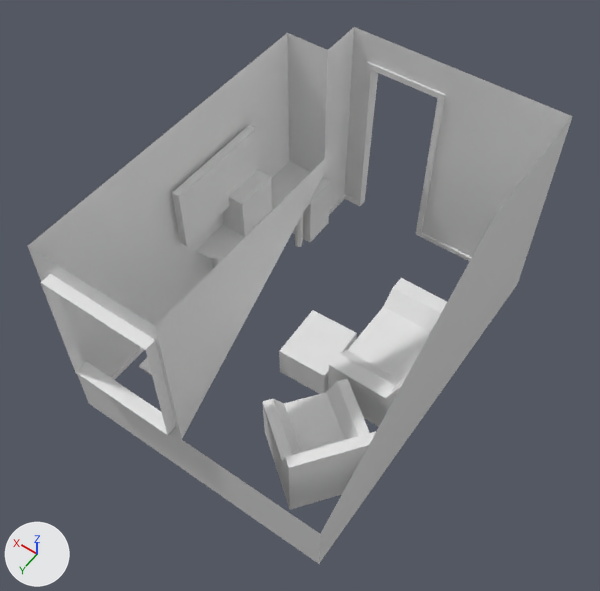
The Blender file scenes/office.blend, before and after one commit.
Rendered twice from a 50 mm camera at (-2.98, 4.45, 7.67) aimed at (-0.04, 0.34, 1.2). Every picture has the same lights, and +X, +Y and +Z are marked at lower left.

Names of what the first picture shows: 'Armchair', 'Couch', 'Door', 'Footrest', 'Hängeregistraturschrank ', 'Monitor', 'TV 55 Inch', 'TableConnector', 'TableWP2', 'Walls', 'Windowsill'.
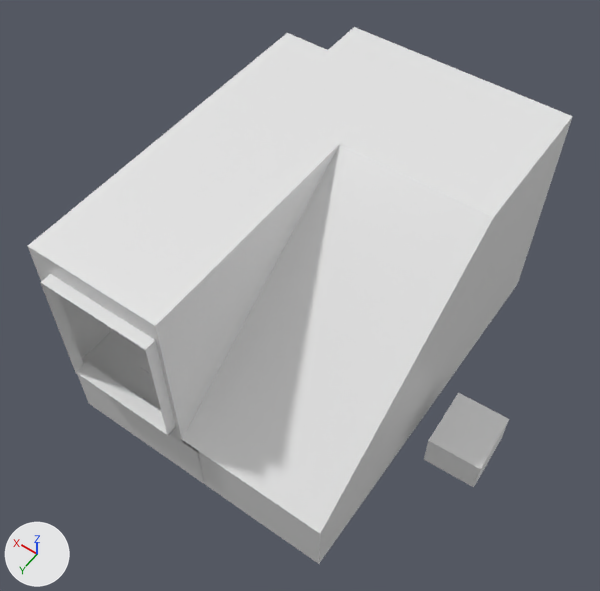
Edits to the bpy script that builds the scene:
```text
Add mat_beech:
    mat_beech = bpy.data.materials.new('Beech')
Add mat_whiteveneer:
    mat_whiteveneer = bpy.data.materials.new('WhiteVeneer')
Add me_table_001:
    me_table_001.from_pydata(...)  # 136 vertices, 120 faces; spans x -0.8..0.8, y -0.4..0.4, z 0.0..0.72
    # faces by material slot: [6, 114]
    me_table_001.materials.append(mat_beech)
    me_table_001.materials.append(mat_whiteveneer)
Change ob_ceiling:
    remove ob_ceiling.hide_set(True)
Change ob_footrest:
    ob_footrest.location: (0.25, 0.22, 0.0) -> (-1.55, 0.22, 0.0)
Remove ob_tableconnector:
    ob_tableconnector = bpy.data.objects.new('TableConnector', me_connector)
    ob_tableconnector.location = (1.19, 0.14, 0.0)
    _vg = ob_tableconnector.vertex_groups.new(name='Group')
    _vg.add([4, 7], 1.0, 'REPLACE')
    _m = ob_tableconnector.modifiers.new('Bevel', 'BEVEL')
    _m.segments = 6
    _m.affect = 'VERTICES'
    _m.limit_method = 'VGROUP'
    _m.vertex_group = 'Group'
    _m.use_clamp_overlap = False
Add ob_officetable_160x80x27_proxy:
    ob_officetable_160x80x27_proxy = bpy.data.objects.new('OfficeTable_160x80x27_proxy', me_table_001)
    ob_officetable_160x80x27_proxy.location = (0.69, 1.66, 0.0)
```

Pixel boxes [x1, y1, x2, y2] of what changed, in the pictures (600 x 591 px):
'Ceiling', shown: after [28, 27, 573, 533]
'Footrest', moved: before [279, 310, 357, 394]; after [424, 393, 509, 487]
'OfficeTable_160x80x27_proxy', added: after [82, 329, 205, 482]
    faces in mat_beech: [82, 329, 198, 452]
'TableConnector', deleted: before [196, 245, 224, 261]
'Armchair', unchanged, covered by the edit: before [263, 379, 376, 510]
'Couch', unchanged, covered by the edit: before [328, 278, 447, 427]
'TV 55 Inch', unchanged, covered by the edit: before [172, 125, 258, 246]
'Door', unchanged, covered by the edit: before [355, 61, 445, 236]
